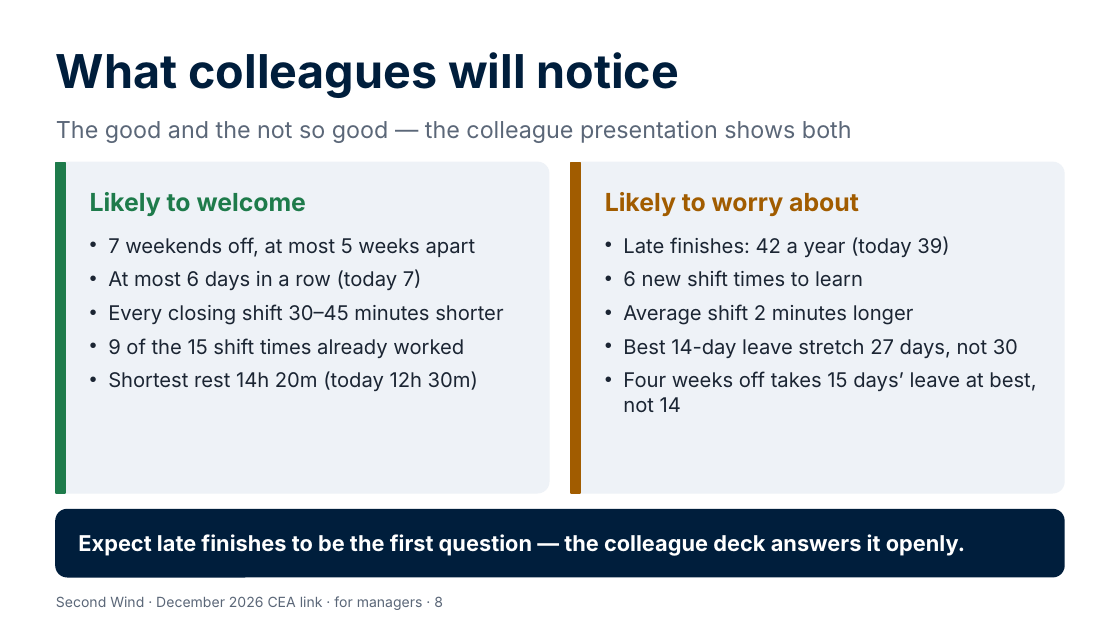
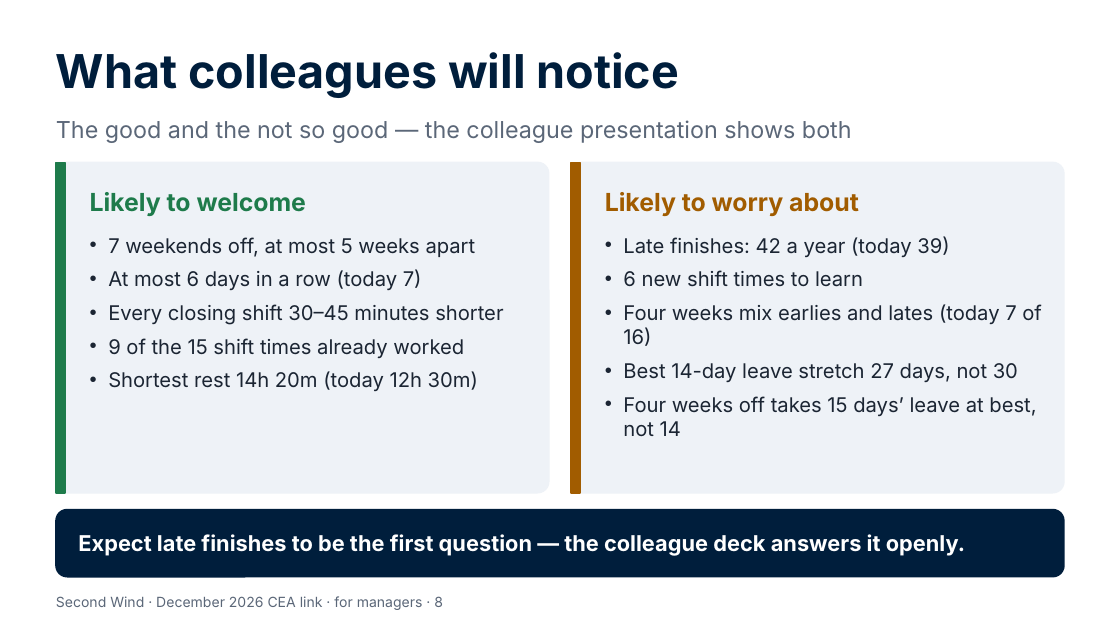
Before and after one commit to Garethdavidmiller/roster-app, a slide deck: slide 8 of docs/links-26/presentations/Second-Wind-for-managers.pptx. Drawn at 1120x630 pixels with LibreOffice and Linux fonts; fonts in the diff are those of the drawing. Boxes give left, top, right and bottom in pixels: in the first picture for what was removed or moved away, otherwise in the second. Text is boxed around its words. In the diff, an @@ line names an element or a change of style, - is before the commit and + after.

```diff
--- a/docs/links-26/presentations/Second-Wind-for-managers.pptx
+++ b/docs/links-26/presentations/Second-Wind-for-managers.pptx
@@ text at [623, 304, 1042, 346]: text changed @@
-• Average shift 2 minutes longer
+• Four weeks mix earlies and lates (today 7 of 16)
```
Also in this commit, not shown: 38 other files.
